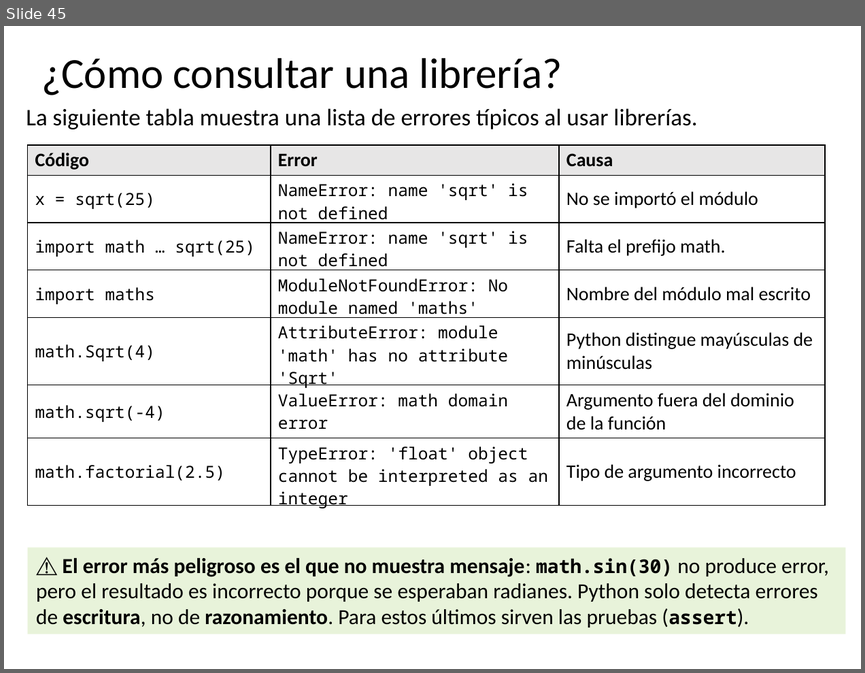
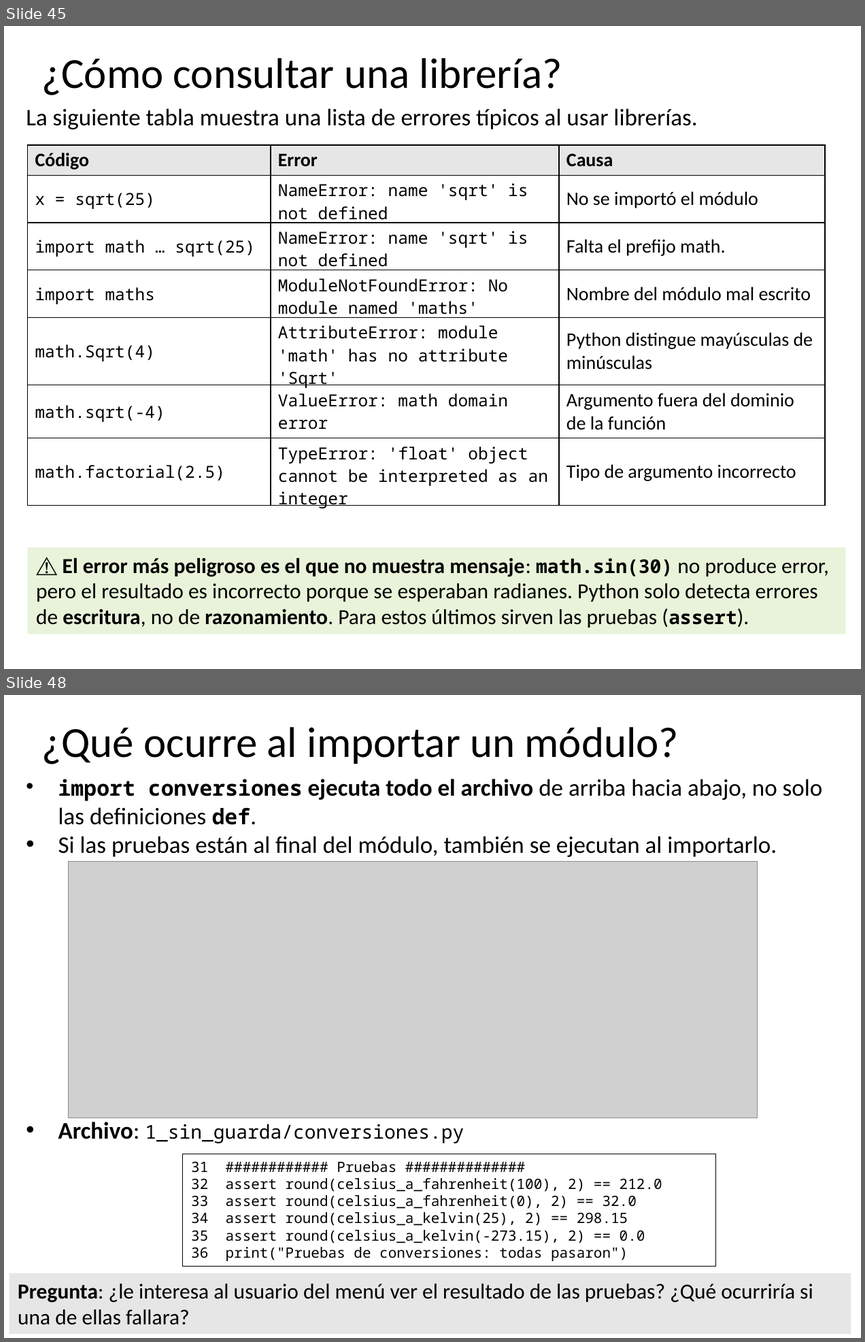
Before and after one commit to algoritmos-UdeA/logica1-20262, a slide deck: clases/10/teoria/clase-10.pptx. Shown one above the other, each under a label of ours: slide 45 before the commit, slides 45 and 48 after it; the slides between them are not shown. The pictures are 865x673 and 865x1342 pixels, drawn with LibreOffice and Linux fonts; fonts in the diff are those of the drawing; grey boxes stand for pictures. Boxes give left, top, right and bottom in pixels: in the first picture for what was removed or moved away, otherwise in the second. Text is boxed around its words. In the diff, an @@ line names an element or a change of style, - is before the commit and + after.

```diff
--- a/clases/10/teoria/clase-10.pptx
+++ b/clases/10/teoria/clase-10.pptx
@@ slide 48 added at <box>4,695,861,1338</box>, background #FFFFFF @@
@@ title added at <box>41,727,679,764</box>, 36 pt, text #000000 @@
+¿Qué ocurre al importar un módulo?
@@ text added at <box>58,779,823,1143</box>, 20 pt, text #000000 @@
+• import conversiones ejecuta todo el archivo de arriba hacia abajo, no solo las definiciones def.
+• Si las pruebas están al final del módulo, también se ejecutan al importarlo.
+• Archivo: 1_sin_guarda/conversiones.py
@@ picture added at <box>68,861,757,1117</box> @@
@@ rectangle added at <box>183,1153,716,1266</box>, outline #000000 0.75 pt, 12 pt, text #000000 @@
+31 ############ Pruebas ##############
+32 assert round(celsius_a_fahrenheit(100), 2) == 212.0
+33 assert round(celsius_a_fahrenheit(0), 2) == 32.0
+34 assert round(celsius_a_kelvin(25), 2) == 298.15
+35 assert round(celsius_a_kelvin(-273.15), 2) == 0.0
+36 print("Pruebas de conversiones: todas pasaron")
@@ rectangle added at <box>9,1272,851,1334</box>, fill #E7E6E6, 18 pt, text #000000 @@
+Pregunta: ¿le interesa al usuario del menú ver el resultado de las pruebas? ¿Qué ocurriría si una de ellas fallara?
```
Also in this commit, not shown: 2 slides changed, 11 other slides added, 1 slide removed, 28 other files.
